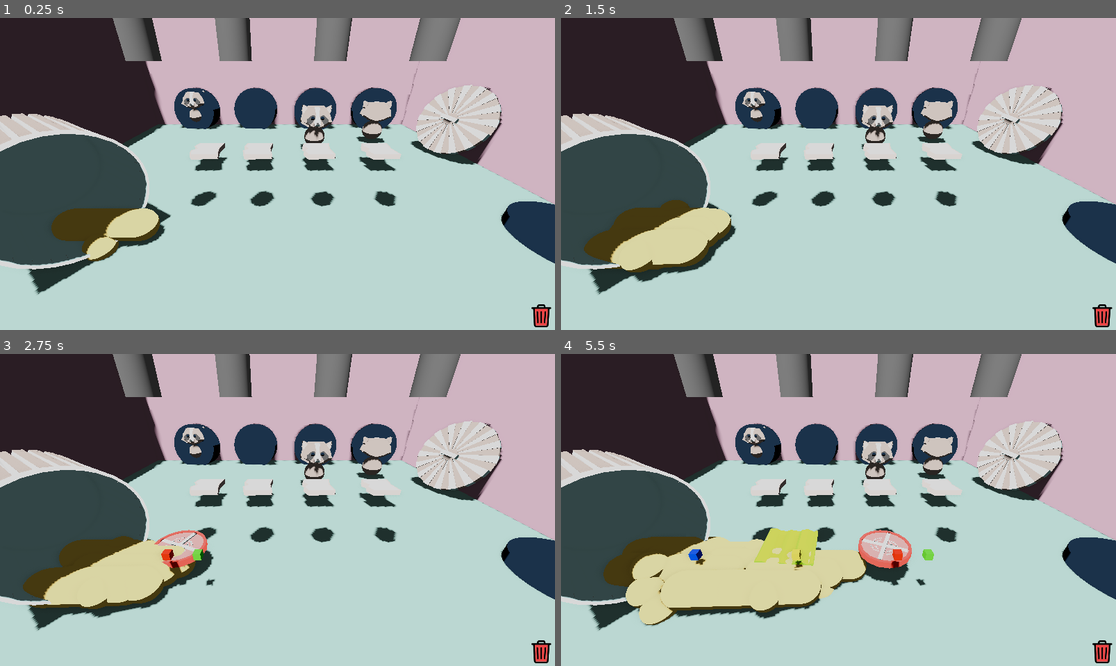
Above: before the commit, frames 1-4 (two rows, left to right).
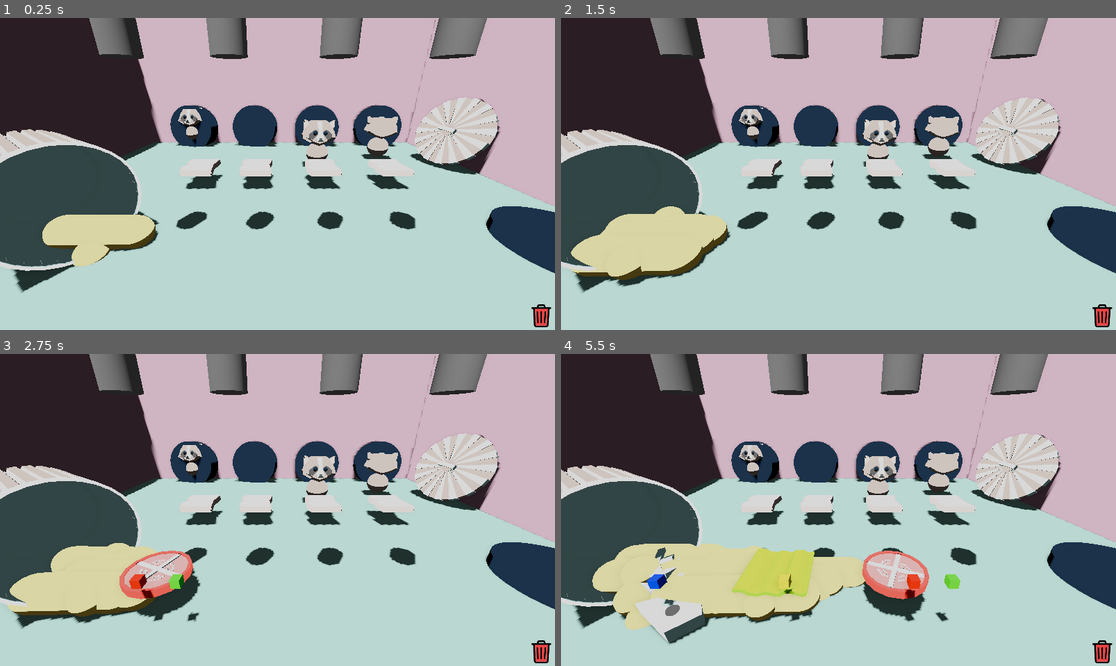
Above: after the commit, the same moments.

Repository: gabrield67/Sandwich-Shop
Game: Godot game, scene res://scenes/game_art.tscn
The game is run twice, just before and just after one commit, with the same random seed, the same clock (stepped at 60 frames per second) and the same inputs. This scene is started directly instead of the project's main scene.
Inputs (mouse positions are in pixels of both pictures, inside the frame that each line leads up to):
- Up to frame 1 (0.25 s): no input
- Up to frame 2 (1.5 s): move the mouse to (960, 158) at 0.52 s; click (960, 158) at 0.67 s; drag from (727, 189) to (810, 236) at 1.27 s
- Up to frame 3 (2.75 s): move the mouse to (333, 441) at 2.02 s; click (333, 441) at 2.17 s
- Up to frame 4 (5.5 s): drag from (810, 572) to (672, 463) at 2.77 s; move the mouse to (1005, 556) at 3.52 s; click (1005, 556) at 3.67 s; drag from (672, 463) to (755, 432) at 4.27 s; move the mouse to (866, 510) at 5.02 s; click (866, 510) at 5.17 s

The runs differ from the first frame. In frame 1, 23% of the frame differs, in the area x 0-100%, y 0-89%; in frame 2, 23%; in frame 3, 25%; in frame 4, 29%, in the area x 0-100%, y 0-94%.
Error in both runs: Invalid assignment of property or key 'wait_time' with value of type 'int' on a base object of type 'null instance'. (res://scenes/game_manager.gd:43)

Commit message:
indoor lighting and shadow experiment

Diff:
--- a/colors/slimeYellow.tres
+++ b/colors/slimeYellow.tres
@@ -5,3 +5,4 @@
 specular_mode = 1
 albedo_color = Color(0.83137256, 0.74509805, 0.40784314, 1)
 roughness = 0.0
+disable_receive_shadows = true
--- a/colors/trashGray.tres
+++ b/colors/trashGray.tres
@@ -5,3 +5,4 @@
 specular_mode = 1
 albedo_color = Color(0.6039216, 0.5568628, 0.5294118, 1)
 roughness = 0.0
+disable_receive_shadows = true
--- a/scenes/game_art.tscn
+++ b/scenes/game_art.tscn
@@ -16,14 +16,32 @@
 [ext_resource type="Material" uid="uid://7gn0t4diki3s" path="res://colors/eyeDarkCharcoal.tres" id="14_txiir"]
 [ext_resource type="PackedScene" uid="uid://ju7u3wbxyx7i" path="res://models/breadMesh.tscn" id="15_qosn7"]
 
+[sub_resource type="TorusMesh" id="TorusMesh_qosn7"]
+
+[sub_resource type="StandardMaterial3D" id="StandardMaterial3D_cccns"]
+emission_enabled = true
+emission = Color(0.8089983, 0.8089983, 0.8089982, 1)
+emission_energy_multiplier = 11.3
+
 [sub_resource type="BoxShape3D" id="BoxShape3D_8cj0n"]
 
 [sub_resource type="BoxMesh" id="BoxMesh_uwrxv"]
+
+[sub_resource type="FastNoiseLite" id="FastNoiseLite_6esf2"]
+seed = 6
+frequency = 0.015
+
+[sub_resource type="NoiseTexture2D" id="NoiseTexture2D_25n2r"]
+width = 69
+height = 63
+noise = SubResource("FastNoiseLite_6esf2")
+in_3d_space = true
 
 [sub_resource type="StandardMaterial3D" id="StandardMaterial3D_gee14"]
 diffuse_mode = 3
 specular_mode = 1
 albedo_color = Color(0.49803922, 0.6509804, 0.61960787, 1)
+normal_texture = SubResource("NoiseTexture2D_25n2r")
 
 [sub_resource type="Environment" id="Environment_0tnpc"]
 tonemap_mode = 4
@@ -63,9 +81,19 @@
 [node name="Game_Art" type="Node3D" unique_id=1126054119]
 script = ExtResource("1_egqwa")
 
+[node name="IndoorLighting" type="Node3D" parent="." unique_id=1607209306]
+visible = false
+
+[node name="MeshInstance3D" type="MeshInstance3D" parent="IndoorLighting" unique_id=1376549775]
+transform = Transform3D(-1.0184319, -0.9673041, 0.033825558, -0.05971443, 0.013786161, -1.4036627, 0.9660515, -1.0189003, -0.05110483, -7.24, 2.385, 5.025)
+mesh = SubResource("TorusMesh_qosn7")
+surface_material_override/0 = SubResource("StandardMaterial3D_cccns")
+
 [node name="DirectionalLight3D" type="DirectionalLight3D" parent="." unique_id=1180750594]
 transform = Transform3D(0.96228284, -0.25890213, -0.08355648, 0.11845097, 0.12223191, 0.985408, -0.24491102, -0.95813835, 0.14828888, 0, 8.340313, -0.60483086)
 shadow_enabled = true
+shadow_bias = 0.135
+shadow_blur = 1.506
 
 [node name="Floor" type="StaticBody3D" parent="." unique_id=314118659]
 
@@ -81,7 +109,7 @@
 transform = Transform3D(1, 0, 0, 0, 0.25881907, 0.9659258, 0, -0.9659258, 0.25881907, 0, 0, 0)
 
 [node name="Camera3D" type="Camera3D" parent="Camera Pivot" unique_id=1031999790]
-transform = Transform3D(1, 0, 0, 0, 0.6870875, -0.72657466, 0, 0.72657466, 0.6870875, 0.28, -10.375, 9.535)
+transform = Transform3D(1, 0, 0, 0, 0.6073758, -0.7944146, 0, 0.7944146, 0.6073758, 0.28, -9.57, 8.5)
 environment = SubResource("Environment_0tnpc")
 fov = 72.8
 
@@ -116,16 +144,16 @@
 visible = false
 
 [node name="WholeTrash" type="Node3D" parent="." unique_id=527124321]
-transform = Transform3D(0.9975641, 0, 0.06975647, 0, 1, 0, -0.06975647, 0, 0.9975641, 0, 0, -2.475)
+transform = Transform3D(0.9975641, 0, 0.06975647, 0, 1, 0, -0.06975647, 0, 0.9975641, 0, 0, -3.7129178)
 
 [node name="trashBase" parent="WholeTrash" unique_id=1689667389 instance=ExtResource("10_oigvx")]
-transform = Transform3D(-0.002747011, 1.5738677, -1.2340717, -1.9999969, -0.003490772, 0, -0.0021539317, 1.2340698, 1.5738701, -8.052, 2.82, 8.05)
+transform = Transform3D(-0.00252725, 1.4479584, -1.135346, -1.8399972, -0.0032115104, -9.5710474e-11, -0.0019816172, 1.1353443, 1.4479605, -8.052, 2.445, 8.05)
 
 [node name="trashLid" parent="WholeTrash" unique_id=1689766337 instance=ExtResource("11_28nyi")]
 transform = Transform3D(-0.9150461, -2.040979, -0.535812, -2.1092823, 0.86804664, 0.29567432, -0.060154475, 0.6090151, -2.2170887, 12.17, 2.873, 1.411)
 
 [node name="SlimeParticles1" type="CPUParticles3D" parent="WholeTrash" unique_id=1484742347]
-transform = Transform3D(0.06189458, -0.9979591, 0.015707318, 0.9980822, 0.061902218, 0, -0.0009723178, 0.015677195, 0.9998766, -6.603, 1.12, 8.972)
+transform = Transform3D(0.06189458, -0.997959, 0.015707318, 0.9980822, 0.061902214, -1.1530187e-10, -0.0009723178, 0.015677195, 0.99987656, -6.603, 0.93, 8.972)
 amount = 20
 lifetime = 3.3
 speed_scale = 0.35
@@ -156,7 +184,7 @@
 transform = Transform3D(0.99844074, 0, -0.055821504, 0, 1, 0, 0.055821504, 0, 0.99844074, -7.642, 3.073, -8.524)
 
 [node name="SewerHole" type="Node3D" parent="." unique_id=1301368767]
-transform = Transform3D(0.9975641, 0, 0.06975647, 0, 1, 0, -0.06975647, 0, 0.9975641, -2.07, 0, -1.655)
+transform = Transform3D(0.9975641, 0, 0.06975647, 0, 1, 0, -0.06975647, 0, 0.9975641, -3.09, 0, -2.893)
 
 [node name="MeshInstance3D" type="MeshInstance3D" parent="SewerHole" unique_id=1043650768]
 transform = Transform3D(4, 0, 0, 0, 4, 0, 0, 0, 4, 12.825, -0.057, 9.341)
